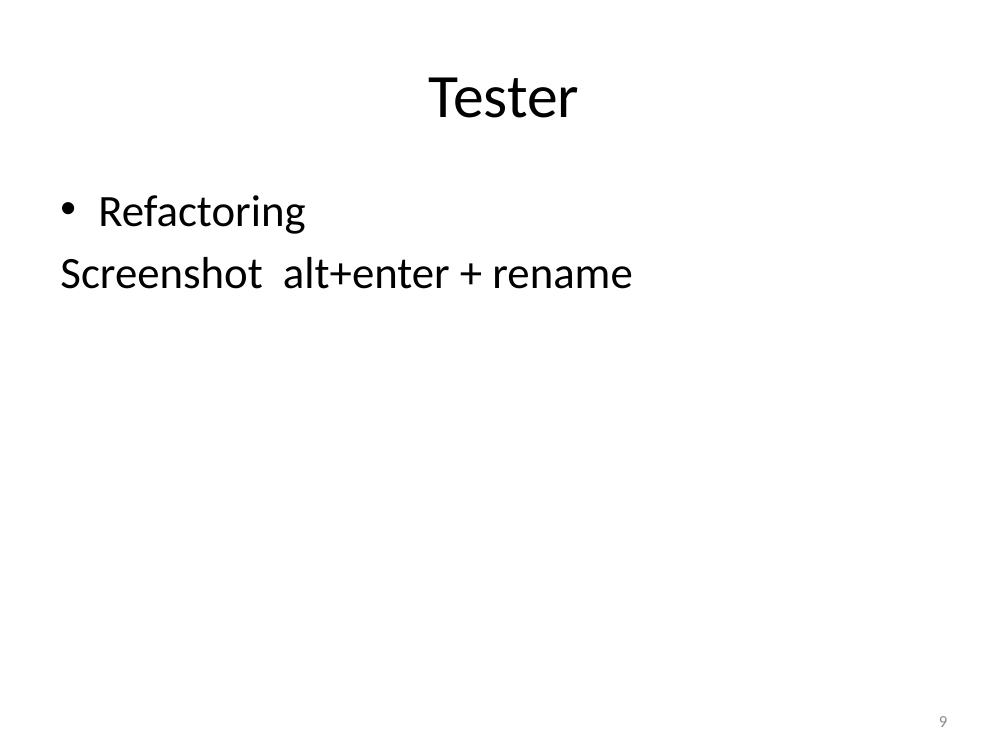
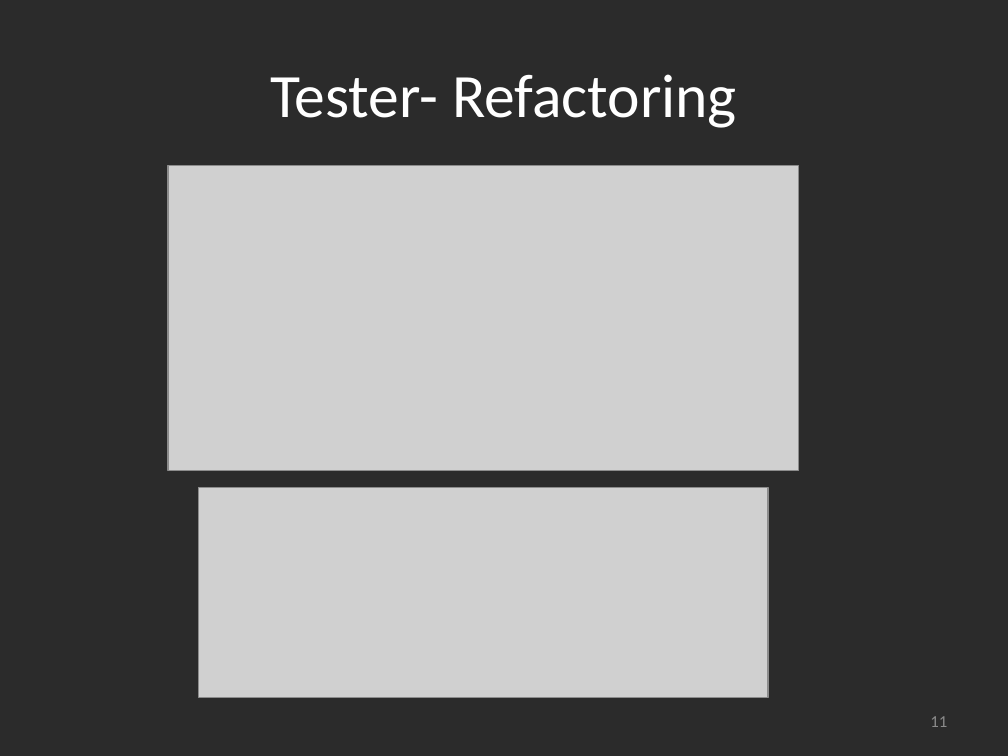
Before and after one commit to msuarz/portfolio, a slide deck: slide 11 of agile2011/presentation.pptx (slide 9 before the commit). Drawn at 1008x756 pixels with LibreOffice and Linux fonts; fonts in the diff are those of the drawing; grey boxes stand for pictures; background and template pictures are left out; a plain dark background stands for a picture behind light text. Boxes give left, top, right and bottom in pixels: in the first picture for what was removed or moved away, otherwise in the second. Text is boxed around its words. In the diff, an @@ line names an element or a change of style, - is before the commit and + after.

```diff
--- a/agile2011/presentation.pptx
+++ b/agile2011/presentation.pptx
@@ background #FFFFFF to picture (left out) @@
@@ title at [270, 74, 737, 128]: text changed; text colour #000000 to #FFFFFF @@
-Tester
+Tester- Refactoring
@@ picture added at [168, 166, 799, 471] @@
@@ text removed at [60, 195, 632, 289] @@
-• Refactoring
-Screenshot alt+enter + rename
@@ picture added at [199, 487, 768, 697] @@
@@ page number at [930, 716, 947, 727]: text changed @@
-9
+11
```
Also in this commit, not shown: 13 other slides changed, 2 slides added, 26 other files.
